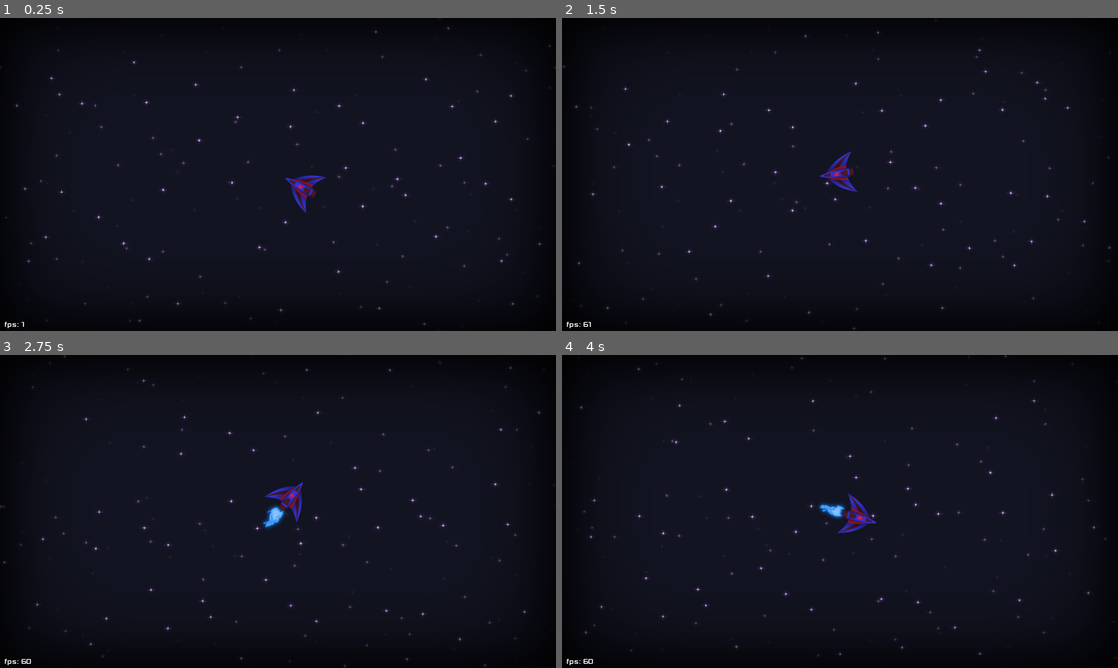
Above: before the commit, frames 1-4 (two rows, left to right).
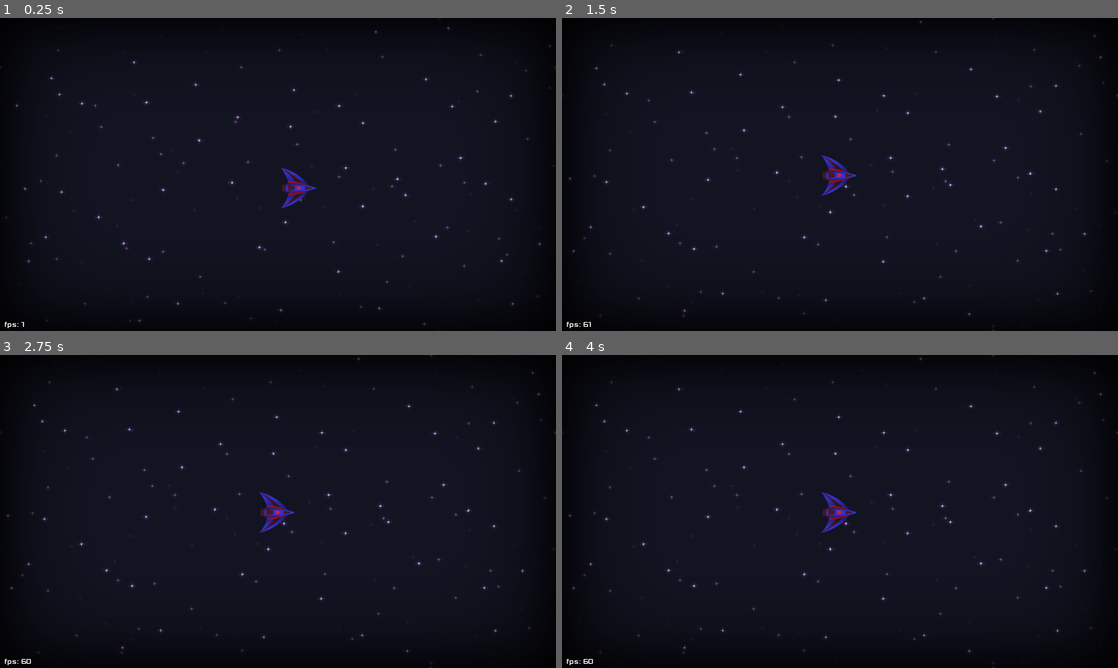
Above: after the commit, the same moments.

Repository: Najim-SD/Moon-Guardian
Game: Godot game, scene res://Scenes/Level.tscn
The game is run twice, just before and just after one commit, with the same random seed, the same clock (stepped at 60 frames per second) and the same inputs.
Inputs (mouse positions are in pixels of both pictures, inside the frame that each line leads up to):
- Up to frame 1 (0.25 s): no input
- Up to frame 2 (1.5 s): move the mouse to (962, 158) at 0.52 s; press the mouse at (962, 158) at 0.53 s; move the mouse to (728, 190) at 1.27 s; release the mouse at (728, 190) at 1.28 s; click (728, 190) at 1.35 s
- Up to frame 3 (2.75 s): tap Enter at 2 s; move the mouse to (333, 442) at 2.02 s; press the mouse at (333, 442) at 2.03 s
- Up to frame 4 (4 s): move the mouse to (812, 574) at 2.77 s; release the mouse at (812, 574) at 2.78 s; click (812, 574) at 2.85 s; tap Space at 3.5 s; move the mouse to (1006, 558) at 3.52 s; press the mouse at (1006, 558) at 3.53 s

The runs differ from the first frame. In frame 1, 0.5% of the frame differs, in the area x 50-59%, y 47-63%; in frame 2, 1.4%; in frame 3, 1.6%; in frame 4, 1.6%, in the area x 0-100%, y 0-100%.

Commit message:
Smooth spaceship movement

Diff:
--- a/Scripts/Spaceship.gd
+++ b/Scripts/Spaceship.gd
@@ -7,7 +7,13 @@
 
 var velocity = Vector2()
 var direction = Vector2()
-var speed = 500.0
+var accelration = 25
+var power = 0.0
+var friction = 0.03
+var maxSpeed = 500.0
+
+export var useJoyStick = true
+export var controlDevice = 0
 
 
 # Called when the node enters the scene tree for the first time.
@@ -17,13 +23,47 @@
 
 # Called every frame. 'delta' is the elapsed time since the previous frame.
 func _physics_process(delta):
-	direction = (get_global_mouse_position() - global_position).normalized()
+	if useJoyStick == false:
+		direction = (get_global_mouse_position() - global_position).normalized()
+		look_at(get_global_mouse_position())
+	else:
+		var nd = Vector2(Input.get_joy_axis(0, 0), Input.get_joy_axis(0, 1))
+		if(nd.length() > 0.3):
+			direction = vectorLerp(direction, nd, 0.1)
+			rotation = direction.angle()
 
-	velocity = direction * speed
-	look_at(get_global_mouse_position())
-	if Input.is_action_pressed("move"):
-		velocity = move_and_slide(velocity, Vector2.UP)
+	if isPressed("move"):
+		power = min(accelration/2 + power, maxSpeed)
+		velocity = vectorLerp(velocity, (direction * power), 0.1)
 		get_node("JetFlame").show()
 	else:
 		get_node("JetFlame").hide()
-	pass	#_Physics Process
+		power = lerp(power, 0, friction)
+		velocity = vecFriction(velocity)
+
+	velocity = move_and_slide(velocity, Vector2.UP)
+
+func getDist(pos1:Vector2, pos2:Vector2):
+	return abs(pos1.x - pos2.x) + abs(pos1.y - pos2.y)
+
+
+func vecFriction(vec:Vector2):
+	vec.x = lerp(vec.x, 0, friction)
+	vec.y = lerp(vec.y, 0, friction)
+	return vec
+
+func vectorLerp(vec:Vector2, to:Vector2, f:float):
+	vec.x = lerp(vec.x, to.x, f)
+	vec.y = lerp(vec.y, to.y, f)
+	return vec
+
+
+func isPressed(key:String):
+	if useJoyStick == false:
+		if key == "move" and getDist(get_global_mouse_position(), position) < 70: return false
+		if Input.is_action_pressed(key):
+			return true
+		else : return false
+	if Input.is_action_pressed(key+String(controlDevice)):
+		return true
+	else: return false
--- a/project.godot
+++ b/project.godot
@@ -35,6 +35,16 @@
 "events": [ Object(InputEventMouseButton,"resource_local_to_scene":false,"resource_name":"","device":0,"alt":false,"shi …(212 unchanged characters)…
  ]
 }
+move0={
+"deadzone": 0.5,
+"events": [ Object(InputEventJoypadButton,"resource_local_to_scene":false,"resource_name":"","device":0,"button_index":7,"pressure":0.0,"pressed":false,"script":null)
+ ]
+}
+move1={
+"deadzone": 0.5,
+"events": [ Object(InputEventJoypadButton,"resource_local_to_scene":false,"resource_name":"","device":1,"button_index":7,"pressure":0.0,"pressed":false,"script":null)
+ ]
+}
 fire={
 "deadzone": 0.5,
 "events": [ Object(InputEventMouseButton,"resource_local_to_scene":false,"resource_name":"","device":0,"alt":false,"shi …(212 unchanged characters)…
Not shown, added: export_presets.cfg
